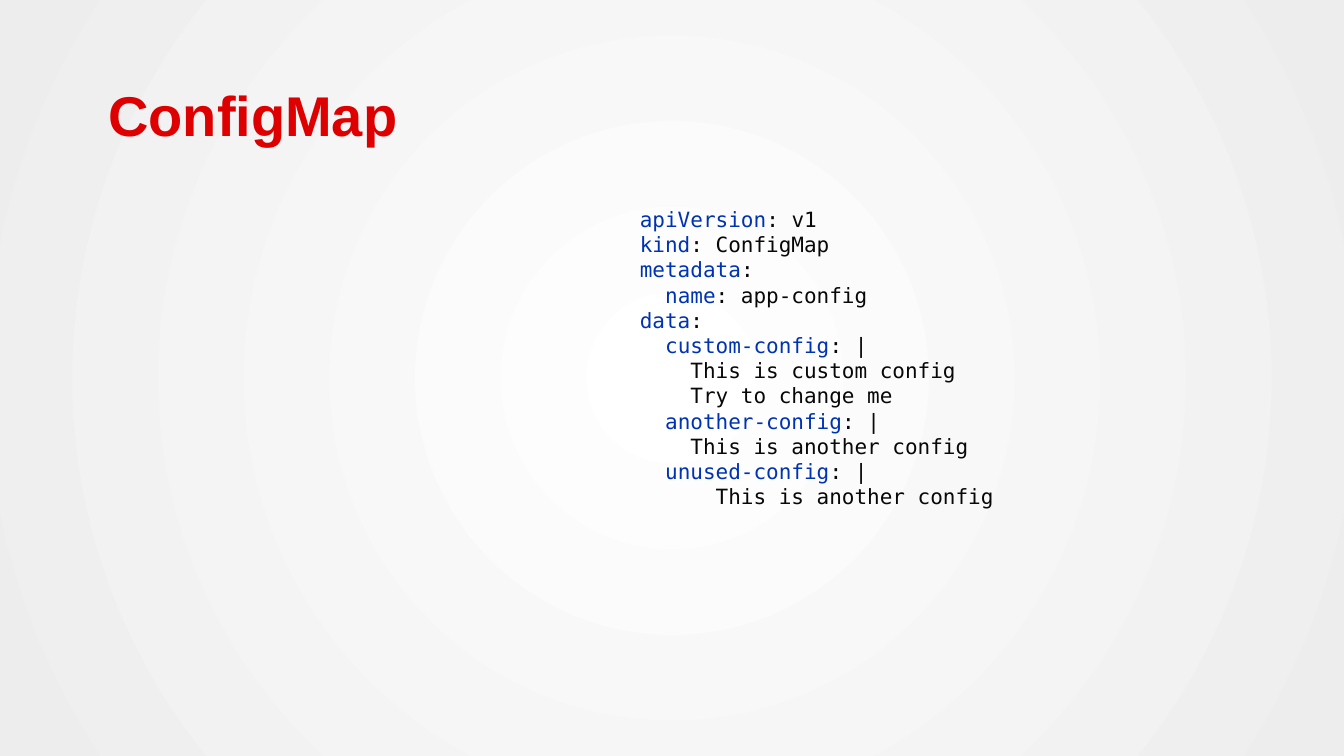
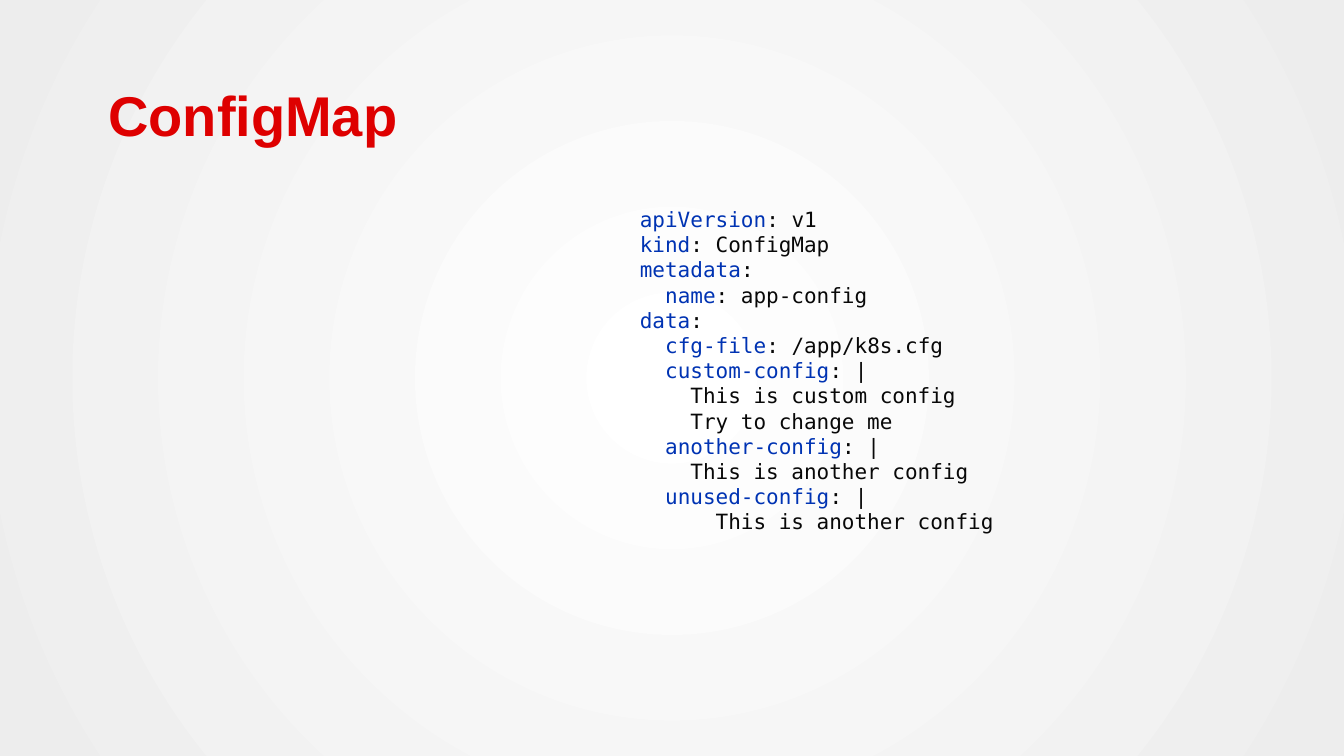
Before and after one commit to Qeeker/k8s, a slide deck: slide 15 of presentation/k8s.odp. Drawn at 1344x756 pixels with LibreOffice and Linux fonts; fonts in the diff are those of the drawing; background and template pictures are left out. Boxes give left, top, right and bottom in pixels: in the first picture for what was removed or moved away, otherwise in the second. Text is boxed around its words. In the diff, an @@ line names an element or a change of style, - is before the commit and + after.

```diff
--- a/presentation/k8s.odp
+++ b/presentation/k8s.odp
@@ text at (640,211,994,534): text changed @@
-apiVersion: v1
-kind: ConfigMap
-metadata:
-name: app-config
-data:
-custom-config: |
-This is custom config
-Try to change me
-another-config: |
-This is another config
-unused-config: |
-This is another config
+apiVersion: v1
+kind: ConfigMap
+metadata:
+name: app-config
+data:
+cfg-file: /app/k8s.cfg
+custom-config: |
+This is custom config
+Try to change me
+another-config: |
+This is another config
+unused-config: |
+This is another config
```
Also in this commit, not shown: 3 other slides changed, 1 other file.
